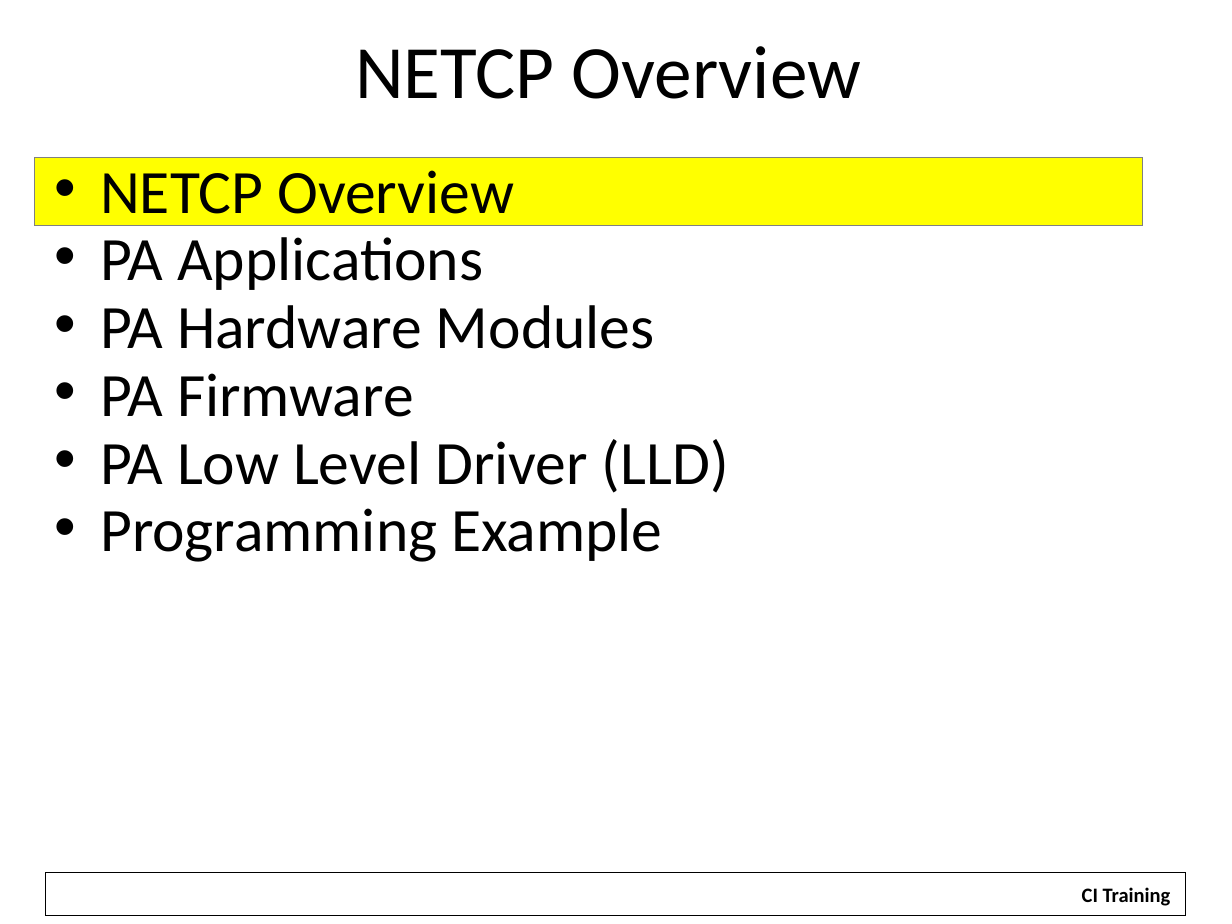
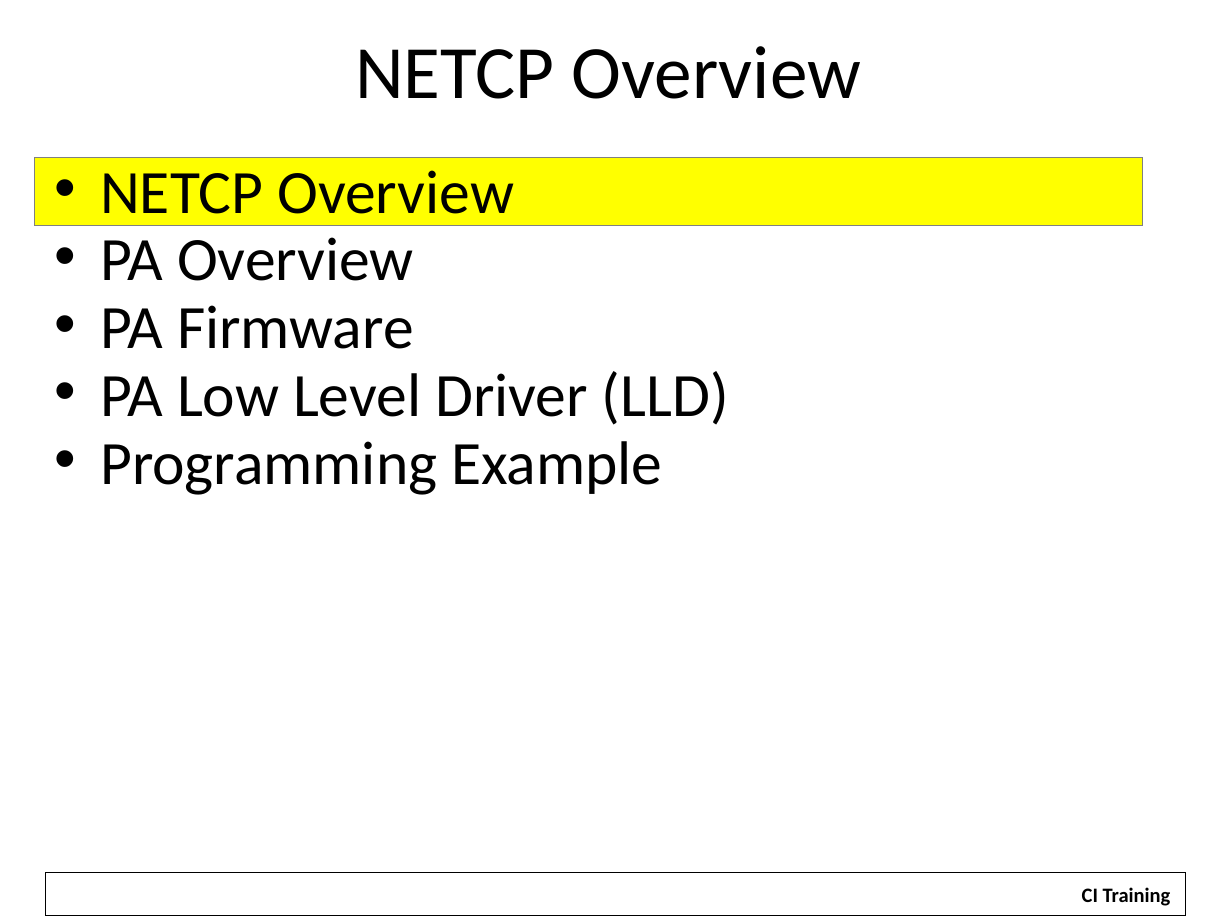
Before and after one commit to hari1989/keystone-workshop, a slide deck: slide 3 of slides/KeyStone NETCP PA.pptx. Drawn at 1232x924 pixels with LibreOffice and Linux fonts; fonts in the diff are those of the drawing; background and template pictures are left out. Boxes give left, top, right and bottom in pixels: in the first picture for what was removed or moved away, otherwise in the second. Text is boxed around its words. In the diff, an @@ line names an element or a change of style, - is before the commit and + after.

```diff
--- a/slides/KeyStone NETCP PA.pptx
+++ b/slides/KeyStone NETCP PA.pptx
@@ text at box(100, 237, 414, 281): text changed @@
-• PA Applications
-• PA Hardware Modules
+• PA Overview
```
Also in this commit, not shown: 5 other slides changed.
